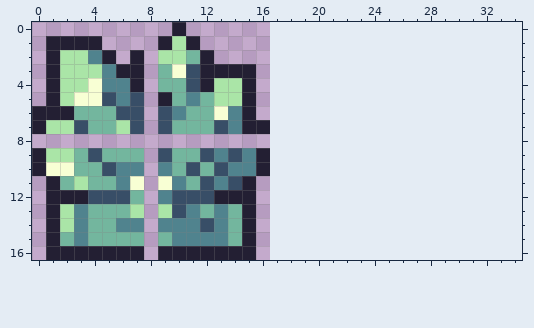
File history of a pixel-art sprite, Assets/Tiles/Vitric/VitricLootBox.png. The picture above is the old version.
The file is 34x34 pixels, drawn in blocks of 2x2; one block is one cell here. The old version is drawn lined up with the new one, on the new canvas.
Now the later version:
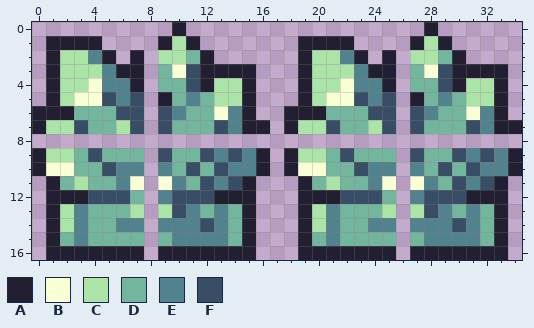
Palette (. is transparent): A #231f33  B #f8ffd4  C #aae5a7  D #73b69e  E #50838e  F #384e67
Author's note on the commit: Loot chest sprite and open frame
Edits made:
{"change": "canvas 17x17 -> 35x17"}
{"y":0,"x":28,"old":".","new":"A"}
{"y":1,"x":19,"old":"....","new":"AAAA"}
{"y":1,"x":27,"old":"...","new":"ACA"}
{"y":2,"x":19,"old":".....","new":"ACCEA"}
{"y":2,"x":25,"old":".","new":"A"}
{"y":2,"x":27,"old":"....","new":"CCDA"}
{"y":3,"x":19,"old":".......","new":"ACCCEAA"}
{"y":3,"x":27,"old":".......","new":"DBFAAAA"}
{"y":4,"x":19,"old":".......","new":"ACCBEEA"}
{"y":4,"x":27,"old":".......","new":"DDFACCA"}
{"y":5,"x":19,"old":".......","new":"ACBBFEF"}
{"y":5,"x":27,"old":".......","new":"ADEDCCA"}
{"y":6,"x":18,"old":"........","new":"AAADDDFF"}
{"y":6,"x":27,"old":".......","new":"FEDDBEA"}
{"y":7,"x":18,"old":"........","new":"ACCFDDCF"}
{"y":7,"x":27,"old":"........","new":"FDDDFEAA"}
{"y":9,"x":18,"old":"........","new":"ACCDFDDD"}
{"y":9,"x":27,"old":"........","new":"FDDFEFEA"}
{"y":10,"x":18,"old":"........","new":"ABBDDFEE"}
{"y":10,"x":27,"old":"........","new":"EDFDFEEA"}
{"y":11,"x":19,"old":".......","new":"ADCDDEB"}
{"y":11,"x":27,"old":".......","new":"BEDFEFA"}
{"y":12,"x":19,"old":".......","new":"AAAFFFD"}
{"y":12,"x":27,"old":".......","new":"EFFFAAA"}
{"y":13,"x":19,"old":".......","new":"ACEDDDC"}
{"y":13,"x":27,"old":".......","new":"CFEDEDA"}
{"y":14,"x":19,"old":".......","new":"ACEDDEE"}
{"y":14,"x":27,"old":".......","new":"EEEFEDA"}
{"y":15,"x":19,"old":".......","new":"ADEDDDD"}
{"y":15,"x":27,"old":".......","new":"DEEEEDA"}
{"y":16,"x":19,"old":".......","new":"AAAAAAA"}
{"y":16,"x":27,"old":".......","new":"AAAAAAA"}
